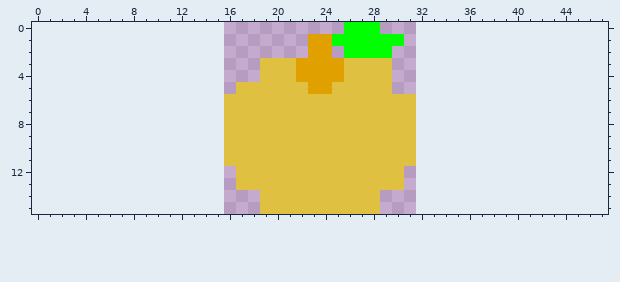
Pixel-art sprite: assets/bonus.png. That is the earlier state.
The file is 16x17 pixels. The old version is drawn lined up with the new one, on the new canvas.
The same view after the edit:
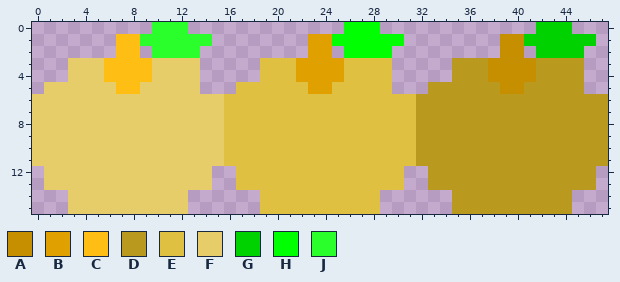
Palette (. is transparent): A #c68f00  B #e0a000  C #ffbe13  D #b99a1e  E #e0c040  F #e7cd69  G #00d200  H #00ff00  J #2bff2b
Edits made:
canvas 16x17 -> 48x16, the old top-left corner now at 16,-1 (the part of the old canvas that was cut away was empty and is not shown)
y 0: x 10..12 ... -> JJJ; x 42..44 ... -> GGG
y 1: x 7..14 ........ -> CCJJJJJJ; x 39..46 ........ -> AAGGGGGG
y 2: x 7..8 .. -> CC; x 10..13 .... -> JJJJ; x 39..40 .. -> AA; x 42..45 .... -> GGGG
y 3..4: x 3..13 ........... -> FFFCCCCFFFF; x 35..45 ........... -> DDDAAAADDDD
y 5: x 1..13 ............. -> FFFFFFCCFFFFF; x 33..45 ............. -> DDDDDDAADDDDD
y 6..11: x 0..15 ................ -> FFFFFFFFFFFFFFFF; x 32..47 ................ -> DDDDDDDDDDDDDDDD
y 12..13: x 1..14 .............. -> FFFFFFFFFFFFFF; x 33..46 .............. -> DDDDDDDDDDDDDD
y 14..15: x 3..12 .......... -> FFFFFFFFFF; x 35..44 .......... -> DDDDDDDDDD
Boxes around the changes in both pictures, in picture pixels (x1, y1, x2, y2):
added: (32, 22, 224, 214)
added: (416, 22, 608, 214)
